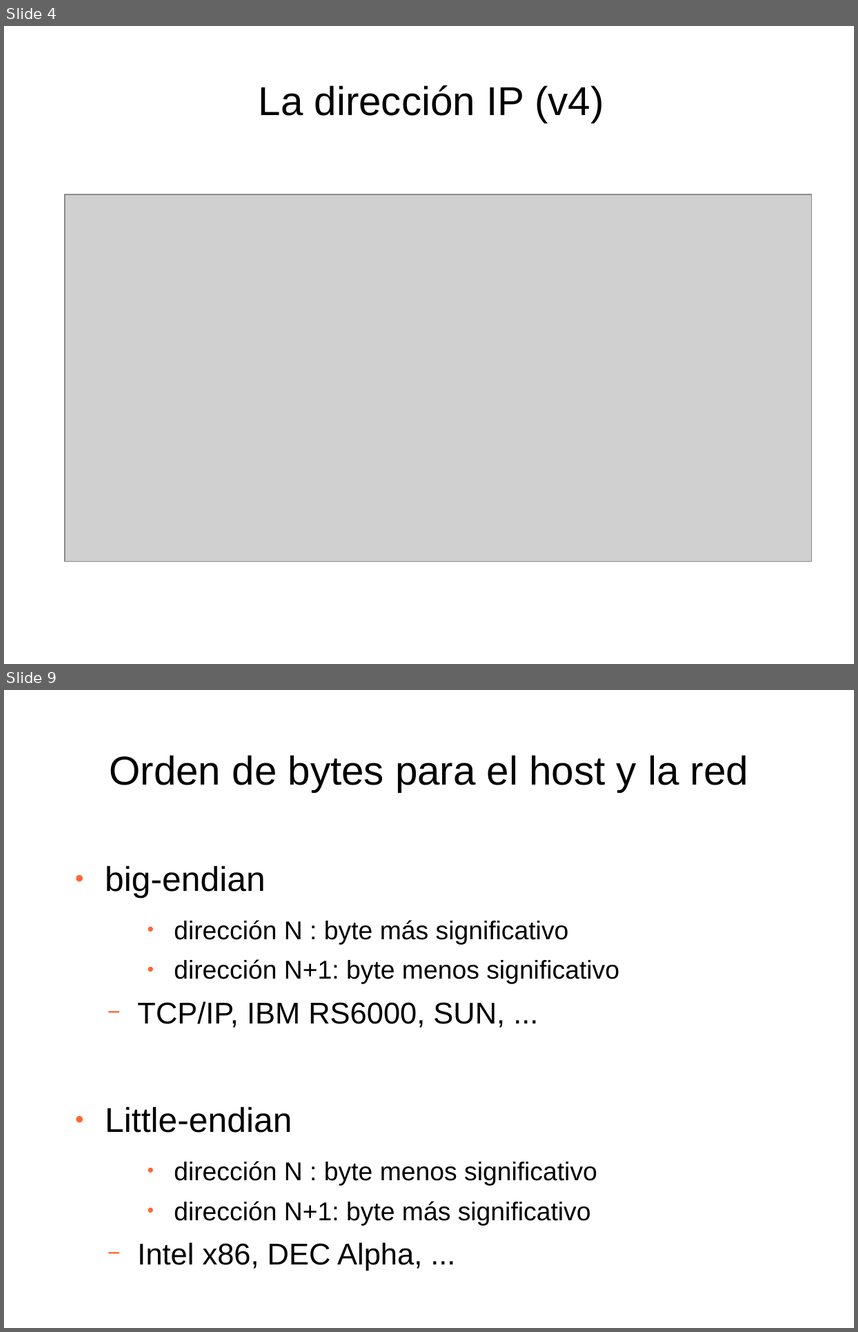
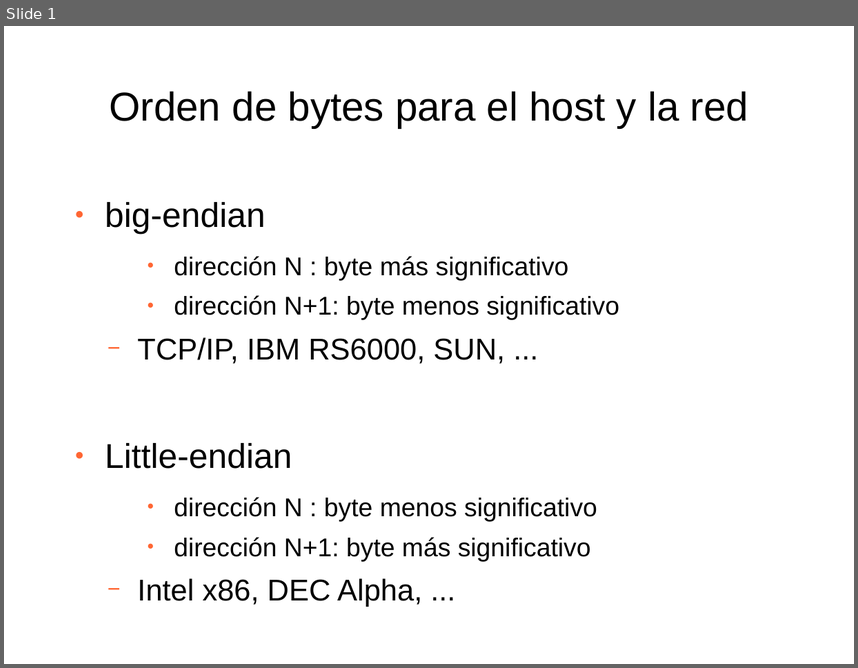
Before and after one commit to ibonelli/info1_presentations, a slide deck: files/clase14/redes_y_sockets.odp. Shown one above the other, each under a label of ours: slides 4 and 9 before the commit, slide 1 after it; the slides between them are not shown. The pictures are 858x1332 and 858x668 pixels, drawn with LibreOffice and Linux fonts; fonts in the diff are those of the drawing; grey boxes stand for pictures. Boxes give left, top, right and bottom in pixels: in the first picture for what was removed or moved away, otherwise in the second. Text is boxed around its words. In the diff, an @@ line names an element or a change of style, - is before the commit and + after.

```diff
--- a/files/clase14/redes_y_sockets.odp
+++ b/files/clase14/redes_y_sockets.odp
@@ slide 4 removed at (x1=4, y1=26, x2=854, y2=664), background #FFFFFF @@
@@ title removed at (x1=259, y1=85, x2=604, y2=123) @@
-La dirección IP (v4)
@@ picture removed at (x1=64, y1=194, x2=811, y2=561) @@
@@ what was slide 9 is now slide 1 @@
```
Also in this commit, not shown: 7 other slides removed, 9 other files.
